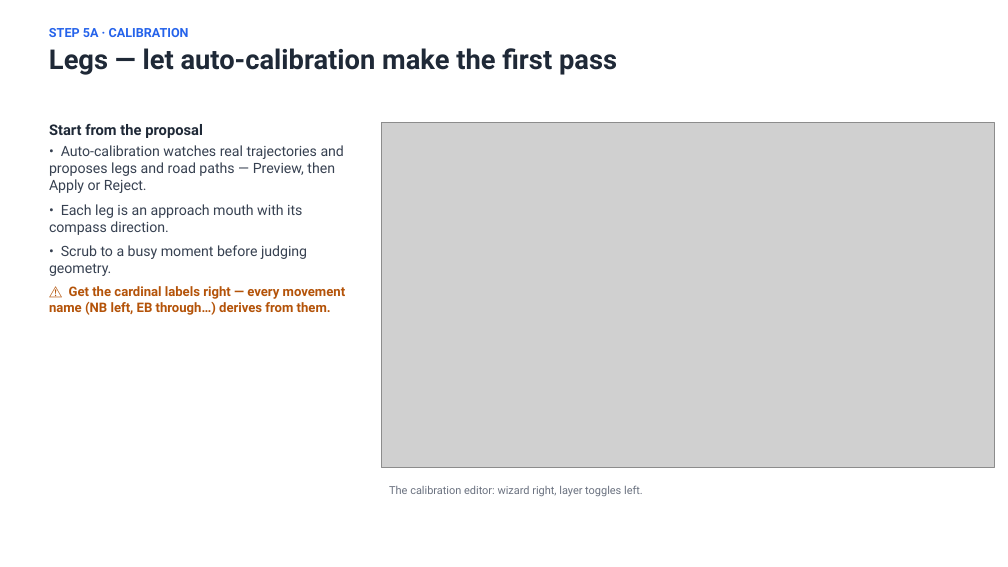
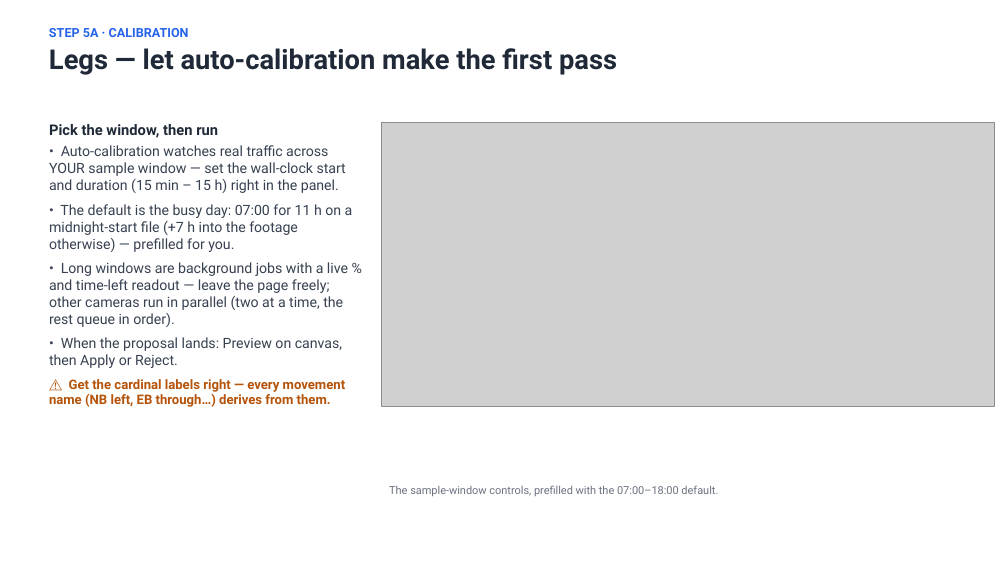
Before and after one commit to marshm100/intersection-counter, a slide deck: slide 9 of docs/Operator_Guide_2026-08-18.pptx. Drawn at 1008x567 pixels with LibreOffice and Linux fonts; fonts in the diff are those of the drawing; grey boxes stand for pictures. Boxes give left, top, right and bottom in pixels: in the first picture for what was removed or moved away, otherwise in the second. Text is boxed around its words. In the diff, an @@ line names an element or a change of style, - is before the commit and + after.

```diff
--- a/docs/Operator_Guide_2026-08-18.pptx
+++ b/docs/Operator_Guide_2026-08-18.pptx
@@ text at box(49, 124, 353, 368): text changed @@
-Start from the proposal
-• Auto-calibration watches real trajectories and proposes legs and road paths — Preview, then Apply or Reject.
-• Each leg is an approach mouth with its compass direction.
-• Scrub to a busy moment before judging geometry.
+Pick the window, then run
+• Auto-calibration watches real traffic across YOUR sample window — set the wall-clock start and duration (15 min – 15 h) right in the panel.
+• The default is the busy day: 07:00 for 11 h on a midnight-start file (+7 h into the footage otherwise) — prefilled for you.
+• Long windows are background jobs with a live % and time-left readout — leave the page freely; other cameras run in parallel (two at a time, the rest queue in order).
+• When the proposal lands: Preview on canvas, then Apply or Reject.
@@ picture: place and size @@
-picture at box(382, 123, 994, 467)
+picture at box(382, 123, 994, 406)
@@ text at box(389, 485, 718, 496): text changed @@
-The calibration editor: wizard right, layer toggles left.
+The sample-window controls, prefilled with the 07:00–18:00 default.
```
Also in this commit, not shown: 1 other slide changed, 6 other files.
